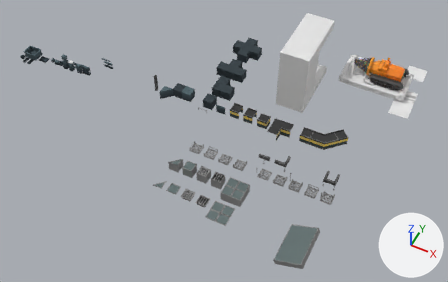
An edit to the FBX model TheLastEngineer/Assets/Art-2/AssetsFer/FBXs/Reemplazar/AssetsMantenimiento.fbx, drawn before and after from the same camera.
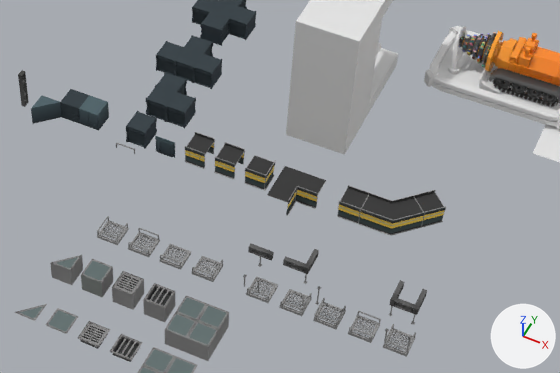
Each version appears first whole from a 50 mm camera at (37.5, -39.3, 45.0) aimed at (18.8, -1.9, -1.7), and next in a close-up on the part from 32% to 89% of the width and 15% to 75% of the height. Lighting does not change. The marker at lower right points along +X, +Y and +Z. The last two pictures show the newer version. Where no turn or scale is listed for an object, it has been applied to the vertices.

Objects in the first close-up: 'MNT_MarcoPuertaTaladro_01', 'MNT_Pared_010', 'MNT_Pared_011', 'MNT_Pared_012', 'MNT_Pared_02', 'MNT_Pared_09', 'MNT_Piso_01', 'MNT_Piso_03', 'MNT_Piso_04', 'MNT_Piso_08', 'MNT_PlataformaTaladro_01', 'MNT_Taladro_01' and 30 more.
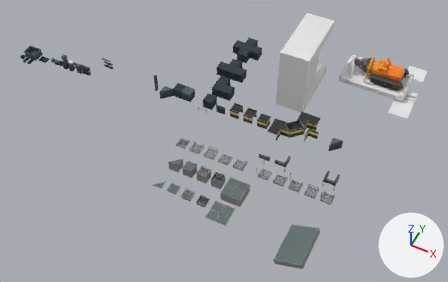
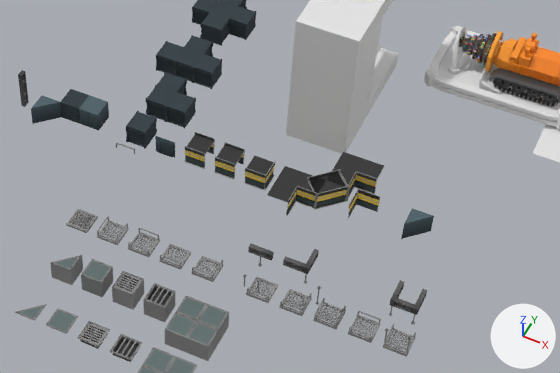
What differs and where, as boxes (x1, y1, x2, y2) in the close-ups (560 x 373 px):
'MNT_Pared_012', deleted
    before: (337, 185, 446, 236)
'MNT_Pared_015', added
    after: (327, 152, 384, 197)
'MNT_Pared_016', added
    after: (307, 169, 350, 210)
'MNT_Pared_013', added
    after: (401, 208, 434, 239)
'MNT_Piso_06', added
    after: (66, 208, 98, 233)
'Object229', added
    after: (356, 189, 380, 212)
'Object228', added
    after: (347, 189, 358, 220)

The change, as a diff of the scene's bpy script:
```diff
--- a/TheLastEngineer/Assets/Art-2/AssetsFer/FBXs/Reemplazar/AssetsMantenimiento.fbx.py
+++ b/TheLastEngineer/Assets/Art-2/AssetsFer/FBXs/Reemplazar/AssetsMantenimiento.fbx.py
@@ mat_texturegradient_002 @@
+mat_texturegradient_002 = principled_material('TextureGradient.002')
+mat_texturegradient_002.texture = img_dehaht_jpeg_001
+mat_texturegradient_002.roughness = 1.0
@@ me_mesh_076 @@
+me_mesh_076.from_pydata(...)  # 72 vertices, 51 faces; spans x -1.537..-1.475, y -1.021..0.0, z 0.0..1.0
+me_mesh_076.materials.append(mat_texturegradient)  # picture img_dehaht_jpeg
@@ me_mesh_077 @@
+me_mesh_077.from_pydata(...)  # 72 vertices, 51 faces; spans x -1.5..-0.479, y -0.025..0.037, z 0.0..1.0
+me_mesh_077.materials.append(mat_texturegradient)  # picture img_dehaht_jpeg
@@ me_mesh_080 @@
+me_mesh_080.from_pydata(...)  # 392 vertices, 472 faces; spans x -0.5..0.5, y -0.5..0.5, z -0.121..0.0
+me_mesh_080.materials.append(mat_texturegradient_002)  # picture img_dehaht_jpeg_001
@@ me_mesh_079 @@
+me_mesh_079.from_pydata(...)  # 242 vertices, 205 faces; spans x -1.81..0.1, y -1.1..0.81, z 0.0..1.0
+me_mesh_079.materials.append(mat_texturegradient)  # picture img_dehaht_jpeg
@@ ob_mnt_pared_012 @@
-ob_mnt_pared_012 = bpy.data.objects.new('MNT_Pared_012', me_mesh_074)
-ob_mnt_pared_012.location = (28.0, 0.0, 0.0)
@@ ob_object228 @@
+ob_object228 = bpy.data.objects.new('Object228', me_mesh_076)
+ob_object228.location = (28.0, 1.0, 0.0)
@@ ob_object229 @@
+ob_object229 = bpy.data.objects.new('Object229', me_mesh_077)
+ob_object229.location = (28.0, 1.0, 0.0)
@@ ob_mnt_pared_015 @@
+ob_mnt_pared_015 = bpy.data.objects.new('MNT_Pared_015', me_mesh_041.copy())  # the mesh of ob_mnt_pared_02
+ob_mnt_pared_015.location = (26.0, 2.0, 0.0)
@@ ob_mnt_pared_013 @@
+ob_mnt_pared_013 = bpy.data.objects.new('MNT_Pared_013', me_mesh_030.copy())  # the mesh of ob_mnt_pared_06
+ob_mnt_pared_013.location = (29.5, 0.5, 0.5)
@@ ob_mnt_piso_06 @@
+ob_mnt_piso_06 = bpy.data.objects.new('MNT_Piso_06', me_mesh_080)
+ob_mnt_piso_06.location = (16.5, -6.0, 1.0)
@@ ob_mnt_pared_016 @@
+ob_mnt_pared_016 = bpy.data.objects.new('MNT_Pared_016', me_mesh_079)
+ob_mnt_pared_016.location = (26.0, 1.0, 0.0)
```
